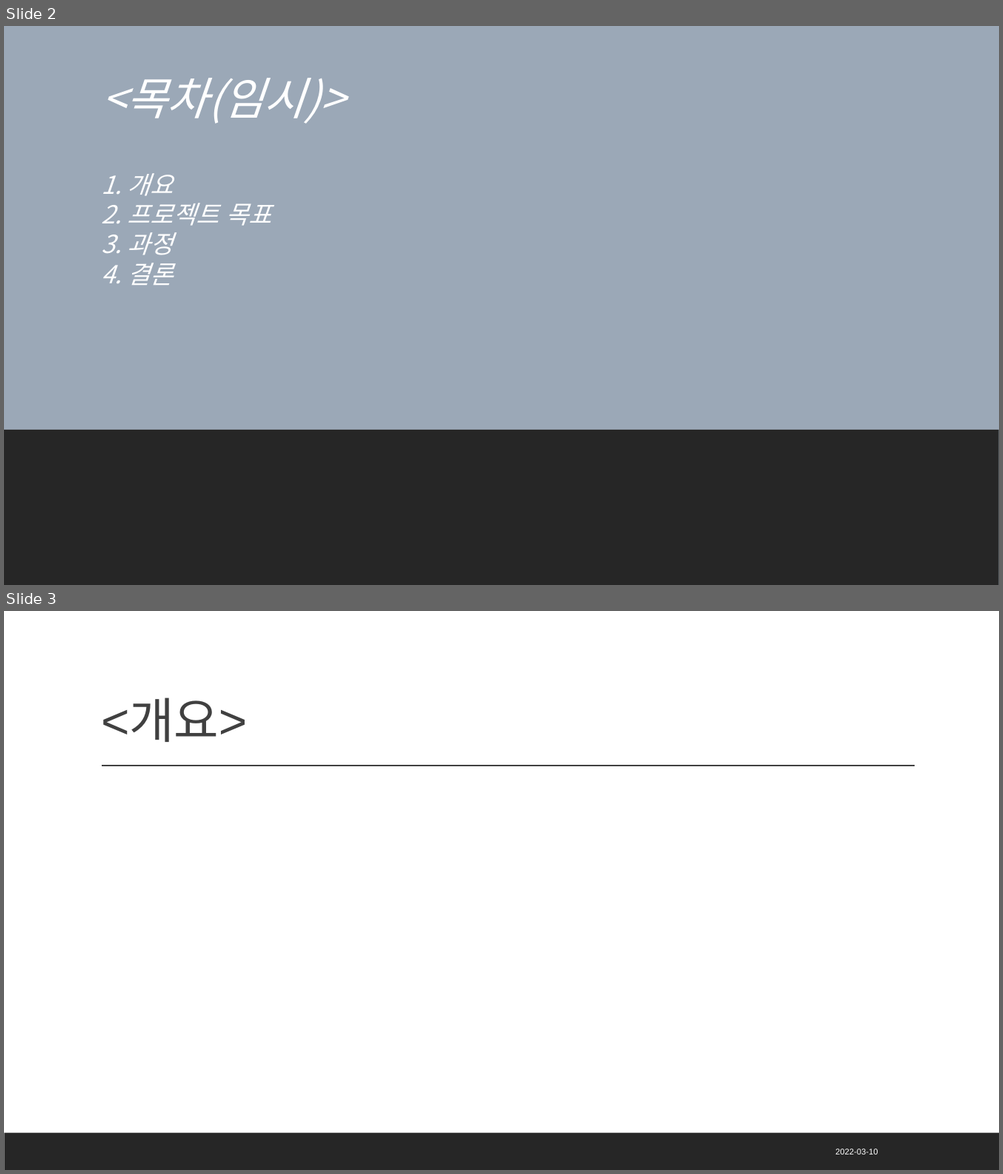
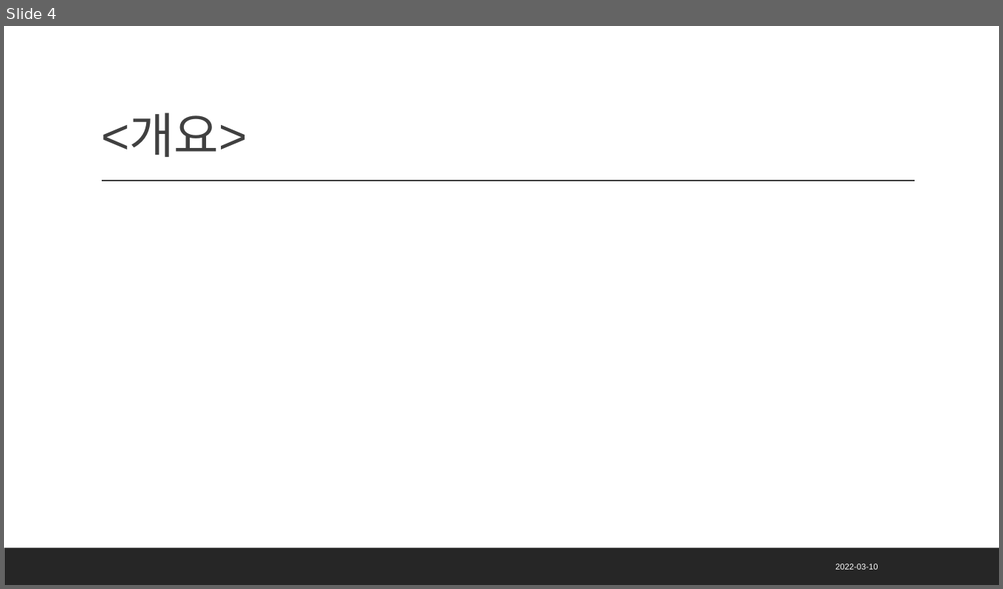
Before and after one commit to kkalkkkal/Datathon_KBO, a slide deck: 데이터톤 발표용(미완).pptx. Shown one above the other, each under a label of ours: slides 2 and 3 before the commit, slide 4 after it. The pictures are 1003x1174 and 1003x589 pixels, drawn with LibreOffice and Linux fonts; fonts in the diff are those of the drawing. Boxes give left, top, right and bottom in pixels: in the first picture for what was removed or moved away, otherwise in the second. Text is boxed around its words. In the diff, an @@ line names an element or a change of style, - is before the commit and + after.

```diff
--- a/데이터톤 발표용(미완).pptx
+++ b/데이터톤 발표용(미완).pptx
@@ slide 2 removed at [4,26,999,585], background #FFFFFF; not listed: 1 template element that a slide beside it also shows @@
@@ rectangle removed at [4,26,999,585] @@
@@ title removed at [101,78,344,124] @@
-<목차(임시)>
@@ text removed at [101,173,272,285] @@
-1. 개요
-2. 프로젝트 목표
-3. 과정
-4. 결론
@@ rectangle removed at [4,430,999,585] @@
@@ what was slide 3 is now slide 4 @@
```
Also in this commit, not shown: 1 slide changed, 2 slides added.
